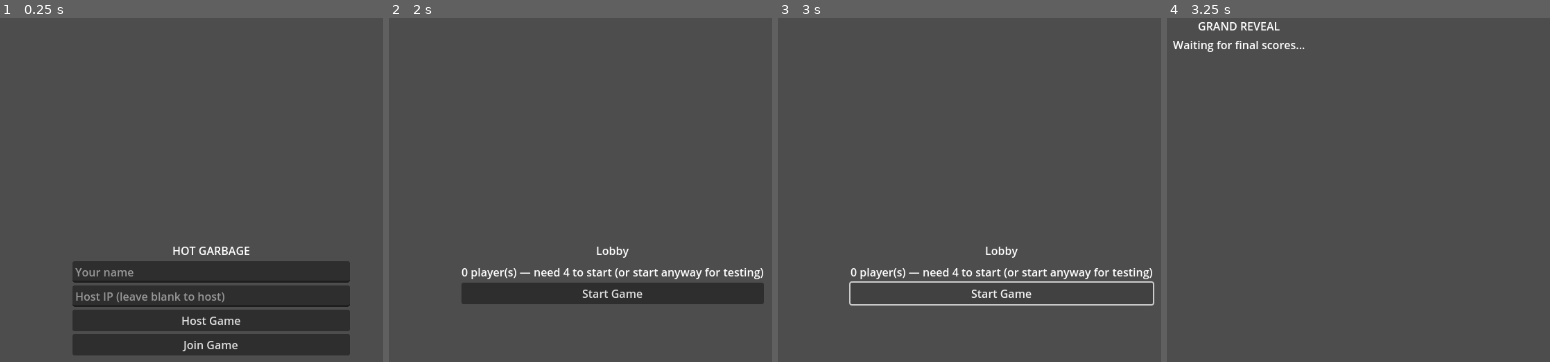
Above: before the commit, frames 1-4 (left to right).
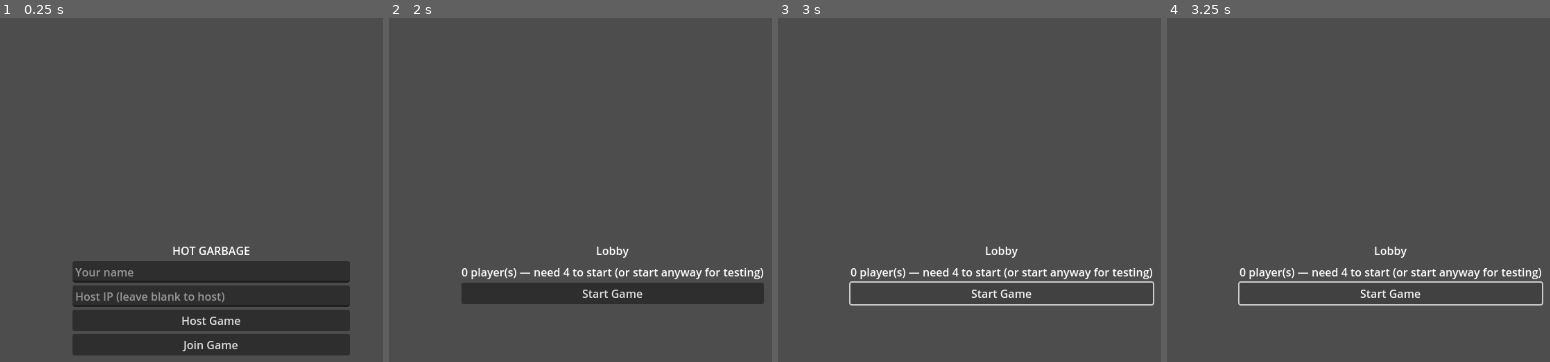
Above: after the commit, the same moments.

Repository: kevinBlum/hot-garbage
Game: Godot game, scene res://src/scenes/main_menu.tscn
The game is run twice, just before and just after one commit, with the same random seed, the same clock (stepped at 60 frames per second) and the same inputs.
Inputs (mouse positions are in pixels of both pictures, inside the frame that each line leads up to):
- Up to frame 1 (0.25 s): no input
- Up to frame 2 (2 s): click (599, 272) at 0.52 s; type "Alex" at 0.6 s; click (599, 296) at 0.75 s; type "12" at 0.83 s; click "Host Game" at 1.25 s
- Up to frame 3 (3 s): click "Start Game" at 2 s; click "Start Game" at 2.75 s
- Up to frame 4 (3.25 s): no input

Frames 1-3 are identical in both runs. In frame 4, 3.0% of the frame differs, in the area x 1-99%, y 1-84%.
Error before the commit: Assertion failed: Failed to create server: 20 (res://src/network/network_manager.gd:21)
Error after the commit: Parse Error: Cannot infer the type of "pub_artifact" variable because the value doesn't have a set type. (res://src/server/game_server.gd:90)

Commit message:
fix: host bid submission, multiplayer confinement, privacy strip, signal leak

Diff:
--- a/hot-garbage-godot/src/network/network_manager.gd
+++ b/hot-garbage-godot/src/network/network_manager.gd
@@ -135,7 +135,11 @@
 # --- Bid submission (client -> host) ---
 
 func submit_bid(amount: int) -> void:
-	_recv_bid.rpc_id(1, amount)
+	if is_host():
+		# Host sends to itself — call directly since rpc_id to self won't fire without call_local
+		bid_received.emit(multiplayer.get_unique_id(), amount)
+	else:
+		_recv_bid.rpc_id(1, amount)
 
 @rpc("any_peer", "reliable")
 func _recv_bid(amount: int) -> void:
--- a/hot-garbage-godot/src/scenes/auctioneer_view.gd
+++ b/hot-garbage-godot/src/scenes/auctioneer_view.gd
@@ -48,7 +48,8 @@
 	_artifact_label.text = "%s\n%s\n\n\"%s\"" % [artifact.name, artifact.category.to_upper(), artifact.flavor]
 	_value_label.text = "TRUE VALUE: §%d" % artifact.value
 	_bid_count_label.text = "Bids received: 0 / %d" % _expected_bids
-	NetworkManager.bid_received.connect(_on_bid_count_update)
+	if not NetworkManager.bid_received.is_connected(_on_bid_count_update):
+		NetworkManager.bid_received.connect(_on_bid_count_update)
 
 func _on_bid_count_update(_peer_id: int, _amount: int) -> void:
 	_received_bids += 1
--- a/hot-garbage-godot/src/scenes/bidder_view.gd
+++ b/hot-garbage-godot/src/scenes/bidder_view.gd
@@ -49,7 +49,6 @@
 
 func on_start_bidding(artifact: Dictionary) -> void:
 	_artifact_label.text = "%s\n%s\n\n\"%s\"" % [artifact.name, artifact.category.to_upper(), artifact.flavor]
-	var my_name := NetworkManager.player_names.get(multiplayer.get_unique_id(), "?")
 	# Show cash if we can find it — GameServer holds this; for now show a placeholder
 	_cash_label.text = "Place your bid"
 	_bid_input.value = 0
--- a/hot-garbage-godot/src/server/game_server.gd
+++ b/hot-garbage-godot/src/server/game_server.gd
@@ -84,8 +84,14 @@
 	NetworkManager.rpc_advance_scene("res://src/scenes/bid_reveal.tscn")
 	await get_tree().create_timer(0.3).timeout
 	var result: Dictionary = _engine.resolve_auction()
+	# Strip value from broadcast result — it's transmitted to all peers
+	var public_result := result.duplicate()
+	if public_result.has("artifact"):
+		var pub_artifact := public_result["artifact"].duplicate()
+		pub_artifact.erase("value")
+		public_result["artifact"] = pub_artifact
 	var chaos: Dictionary = _engine.maybe_chaos(result)
-	NetworkManager.rpc_show_bid_result(result)
+	NetworkManager.rpc_show_bid_result(public_result)
 	NetworkManager.rpc_show_chaos(chaos)
 	# Advance turn pointer
 	_current_turn_idx += 1
